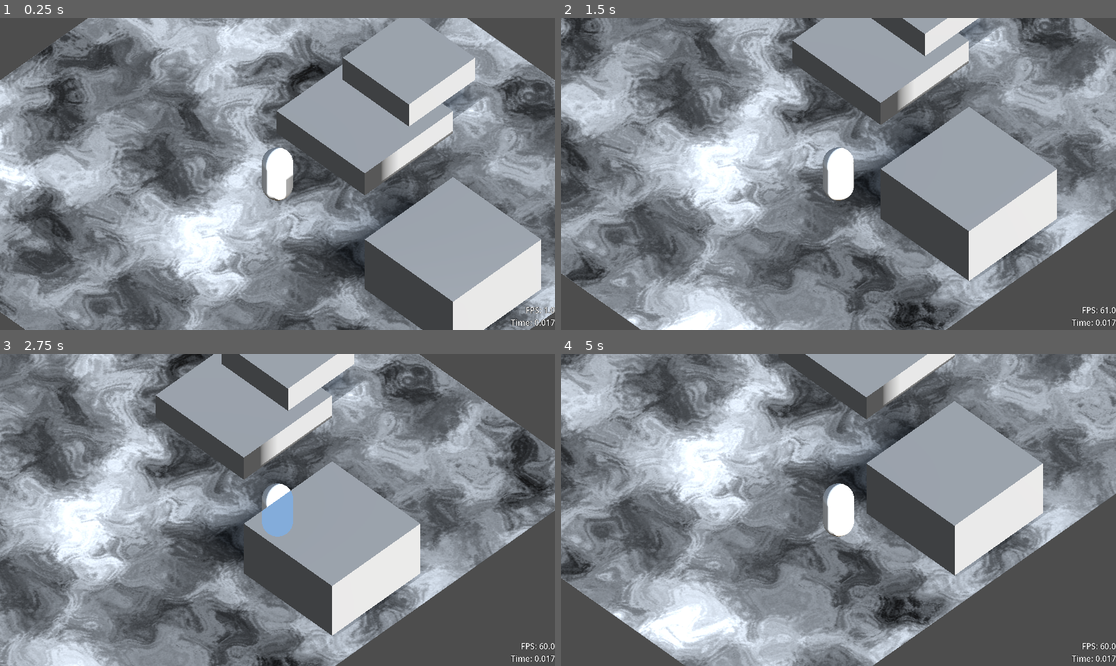
Above: before the commit, frames 1-4 (two rows, left to right).
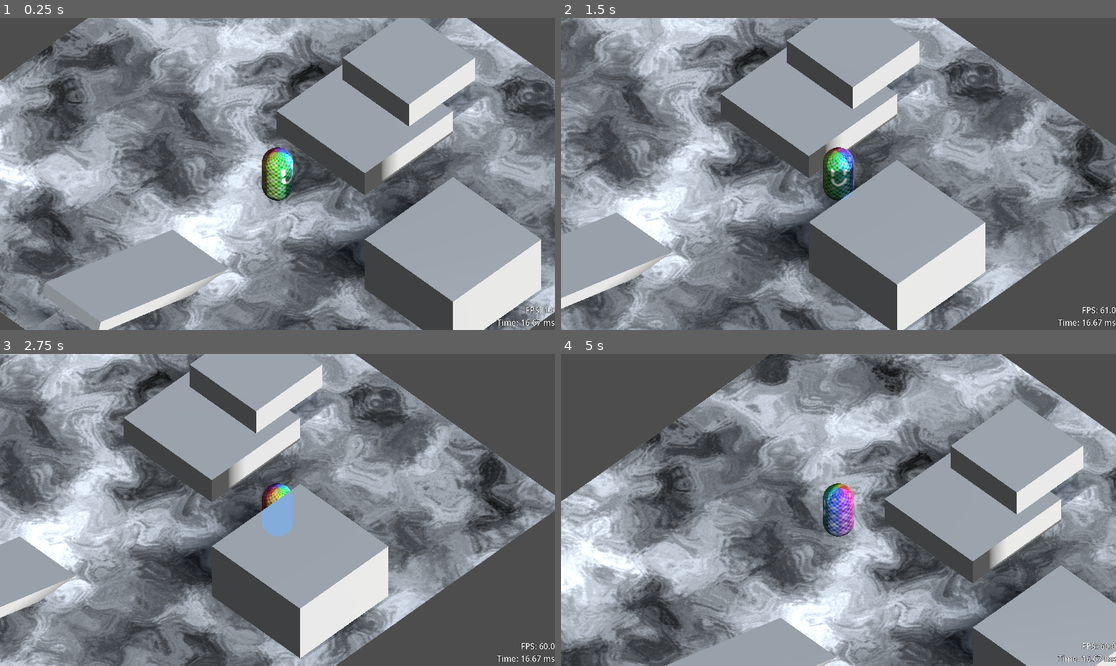
Above: after the commit, the same moments.

Repository: AndreaTerenz/IsoNameless
Game: Godot game, scene res://main.tscn
Two runs of this game, one before a commit and one after it. Both use one fixed random seed, a clock stepped at 60 frames per second and the inputs below.
Inputs (mouse positions are in pixels of both pictures, inside the frame that each line leads up to):
- Up to frame 1 (0.25 s): no input
- Up to frame 2 (1.5 s): tap Enter at 0.5 s; move the mouse to (960, 158) at 0.52 s; hold D (right) 0.53-1.28 s; tap Space (jump) at 0.6, 0.77, 1.07, 1.35 s; move the mouse to (727, 189) at 1.27 s; hold S (backward) from 1.28 s (still down)
- Up to frame 3 (2.75 s): tap Space (jump) at 1.52, 1.82, 2.1 s; move the mouse to (333, 441) at 2.02 s; release S (backward) at 2.03 s; hold D (right) from 2.03 s (still down)
- Up to frame 4 (5 s): move the mouse to (810, 572) at 2.77 s; release D (right) at 2.78 s; hold W (forward) 2.78-3.53 s; tap Space (jump) at 2.85, 3.02, 3.32, 3.6, 3.77, 4.07, 4.35, 4.52, 4.82 s; move the mouse to (1005, 556) at 3.52 s; hold A (left) from 3.53 s (still down); move the mouse to (672, 463) at 4.27 s

The runs differ from the first frame. In frame 1, 5.4% of the frame differs, in the area x 3-100%, y 41-100%; in frame 2, 69%; in frame 3, 57%; in frame 4, 76%, in the area x 0-100%, y 0-100%.

Commit message:
Removed mouse controlled movement

Diff:
--- a/Player.tscn
+++ b/Player.tscn
@@ -1,11 +1,13 @@
-[gd_scene load_steps=9 format=3 uid="uid://bq5xdgw0ai7g0"]
+[gd_scene load_steps=10 format=3 uid="uid://bq5xdgw0ai7g0"]
 
 [ext_resource type="Script" path="res://Scripts/Player.gd" id="1_eudix"]
+[ext_resource type="Texture2D" uid="uid://dcgtdsm4ycttb" path="res://Assets/Blender_Default_Mixed_Grid.jpg" id="2_5o4mk"]
 
 [sub_resource type="CapsuleMesh" id="CapsuleMesh_kb6wn"]
 
 [sub_resource type="StandardMaterial3D" id="StandardMaterial3D_gfhmx"]
 transparency = 1
+albedo_texture = ExtResource("2_5o4mk")
 
 [sub_resource type="StandardMaterial3D" id="StandardMaterial3D_kq7l1"]
 render_priority = -1
@@ -42,10 +44,12 @@
 fill_from = Vector2(0.5, 0.5)
 
 [node name="Player" type="CharacterBody3D"]
+transform = Transform3D(-1, 0, -8.74228e-08, 0, 1, 0, 8.74228e-08, 0, -1, 0, 0, 0)
 script = ExtResource("1_eudix")
 TOTAL_SPEED = 7.325
 
 [node name="Body" type="MeshInstance3D" parent="."]
+unique_name_in_owner = true
 layers = 3
 mesh = SubResource("CapsuleMesh_kb6wn")
 surface_material_override/0 = SubResource("StandardMaterial3D_kq7l1")
@@ -54,10 +58,12 @@
 shape = SubResource("CapsuleShape3D_gpuet")
 
 [node name="CameraPivot" type="Node3D" parent="."]
+unique_name_in_owner = true
 transform = Transform3D(-0.707107, 0.5, 0.5, 0, 0.707107, -0.707107, -0.707107, -0.5, -0.5, 0, 0, 0)
 script = SubResource("GDScript_o1kn3")
 
-[node name="Camera3D" type="Camera3D" parent="CameraPivot"]
+[node name="Camera" type="Camera3D" parent="CameraPivot"]
+unique_name_in_owner = true
 transform = Transform3D(-1, 0, -1.49012e-07, 2.98023e-08, 1, -3.8743e-07, 8.9407e-08, -4.47035e-08, -1, -4.76837e-07, -4.76837e-07, -9.27767)
 projection = 1
 size = 10.0
--- a/Scripts/Player.gd
+++ b/Scripts/Player.gd
@@ -3,7 +3,11 @@
 
 @export_range(.01, 20., .005) var TOTAL_SPEED = 5.
 @export_range(.01, 50., .005) var H_SPEED := 5.
+@export_range(.01, 2., .005) var H_DECELERATION := .5
 @export_range(.01, 20., .005) var JUMP_VELOCITY := 4.5
+
+@onready
+var body := %Body
 
 # Get the gravity from the project settings to be synced with RigidBody nodes.
 var gravity = ProjectSettings.get_setting("physics/3d/default_gravity")
@@ -11,40 +15,32 @@
 func _ready():
 	Globals.set_player(self)
 
-func _input(event):
-	if event is InputEventMouseMotion:
-		var viewport := get_viewport()
-		var mouse_pos = viewport.get_mouse_position()
-		var screen_center = viewport.get_visible_rect().size / 2.
-		var delta : Vector2 = mouse_pos - screen_center
-
-		rotation.y = -delta.angle() + TAU / 8.
-
 func _physics_process(delta):
-	# Add the gravity.
-	if not is_on_floor():
-		velocity.y -= gravity * delta
-
-	# Handle Jump.
-	if Input.is_action_just_pressed("jump") and is_on_floor():
-		velocity.y = JUMP_VELOCITY
+	var on_floor := is_on_floor()
+	var v_vel := velocity.y
+	var h_vel := Vector2(velocity.x, velocity.z)
 
 	# Get the input direction and handle the movement/deceleration.
-	# Every action is flipped......MMMMMMM
 	var input_dir = Input.get_vector("right", "left", "backward", "forward")
 	var direction = (transform.basis * Vector3(input_dir.x, 0, input_dir.y)).normalized()
+
 	if direction:
-		velocity.x = direction.x * H_SPEED
-		velocity.z = direction.z * H_SPEED
+		h_vel = Vector2(direction.x, direction.z) * H_SPEED
+		h_vel = h_vel.rotated(TAU/8.).rotated(TAU/2.)
 	else:
-		velocity.x = move_toward(velocity.x, 0, H_SPEED)
-		velocity.z = move_toward(velocity.z, 0, H_SPEED)
+		h_vel = h_vel.lerp(Vector2.ZERO, H_DECELERATION * float(on_floor))
+
+	# Add the gravity.
+	if not on_floor:
+		v_vel -= gravity * delta
+	# Handle Jump.
+	elif Input.is_action_just_pressed("jump"):
+		v_vel = JUMP_VELOCITY
+
+	velocity = Vector3(h_vel.x, v_vel, h_vel.y)
+
+	if direction:
+		var body_look_pos = Vector3(velocity.x, 0., velocity.z).normalized()
+		body.look_at((global_position - body_look_pos), Vector3.UP)
 
 	move_and_slide()
-
-func rotate_with_mouse(event: InputEventMouseMotion, node: Node3D, sensitivity := .001):
-	var tmp = -event.relative * sensitivity
-	var event_rel : Vector2 = Vector2(rad_to_deg(tmp.x), rad_to_deg(tmp.y))
-	var y_rot = event_rel.x
-
-	node.rotate_y(y_rot)
--- a/main.tscn
+++ b/main.tscn
@@ -11,6 +11,11 @@
 func _input(event):
 	if Input.is_action_just_pressed(\"quit\"):
 		get_tree().quit()
+
+func _process(delta):
+	var p := Globals.player
+	if p.global_position.y < -20.:
+		get_tree().reload_current_scene()
 "
 
 [sub_resource type="PhysicalSkyMaterial" id="PhysicalSkyMaterial_f521v"]
@@ -66,7 +71,7 @@
 
 func _process(delta):
 	fps_l.text = \"FPS: %.1f\" % [Engine.get_frames_per_second()]
-	ftime_l.text = \"Time: %.3f\" % [Performance.get_monitor(Performance.TIME_PROCESS)]
+	ftime_l.text = \"Time: %.2f ms\" % [Performance.get_monitor(Performance.TIME_PROCESS)*1000.]
 "
 
 [sub_resource type="LabelSettings" id="LabelSettings_o0qia"]
@@ -112,6 +117,16 @@
 [node name="CollisionShape3D" type="CollisionShape3D" parent="Env/MeshInstance3D2/StaticBody3D"]
 shape = SubResource("ConcavePolygonShape3D_thnrw")
 
+[node name="MeshInstance3D5" type="MeshInstance3D" parent="Env"]
+transform = Transform3D(-2.64941e-08, 0.12991, 1.65061, 7.70878e-09, 0.446483, -0.480267, -0.63125, 0, -7.51428e-08, -6, 0.5, -0.0405054)
+layers = 5
+mesh = SubResource("BoxMesh_5g7t6")
+
+[node name="StaticBody3D" type="StaticBody3D" parent="Env/MeshInstance3D5"]
+
+[node name="CollisionShape3D" type="CollisionShape3D" parent="Env/MeshInstance3D5/StaticBody3D"]
+shape = SubResource("ConcavePolygonShape3D_thnrw")
+
 [node name="MeshInstance3D4" type="MeshInstance3D" parent="Env"]
 transform = Transform3D(-4.37114e-08, 0, 1, 0, 3.49923, 0, -1, 0, -4.37114e-08, 1, 0.5, 6.95949)
 layers = 5
@@ -141,7 +156,6 @@
 grow_vertical = 2
 
 [node name="VBoxContainer" type="VBoxContainer" parent="Debug UI"]
-layout_mode = 1
 anchors_preset = 3
 anchor_left = 1.0
 anchor_top = 1.0
@@ -155,13 +169,18 @@
 metadata/_edit_group_ = true
 
 [node name="FPS" type="Label" parent="Debug UI/VBoxContainer"]
-layout_mode = 2
+offset_right = 100.0
+offset_bottom = 42.0
+grow_horizontal = 0
+grow_vertical = 0
 text = "FPS: --"
 label_settings = SubResource("LabelSettings_o0qia")
 horizontal_alignment = 2
 
 [node name="Frametime" type="Label" parent="Debug UI/VBoxContainer"]
-layout_mode = 2
+offset_top = 46.0
+offset_right = 100.0
+offset_bottom = 88.0
 text = "Time: --"
 label_settings = SubResource("LabelSettings_o0qia")
 horizontal_alignment = 2
Binary file added: Assets/Blender_Default_Mixed_Grid.jpg
Not shown, added: Assets/Blender_Default_Mixed_Grid.jpg.import
